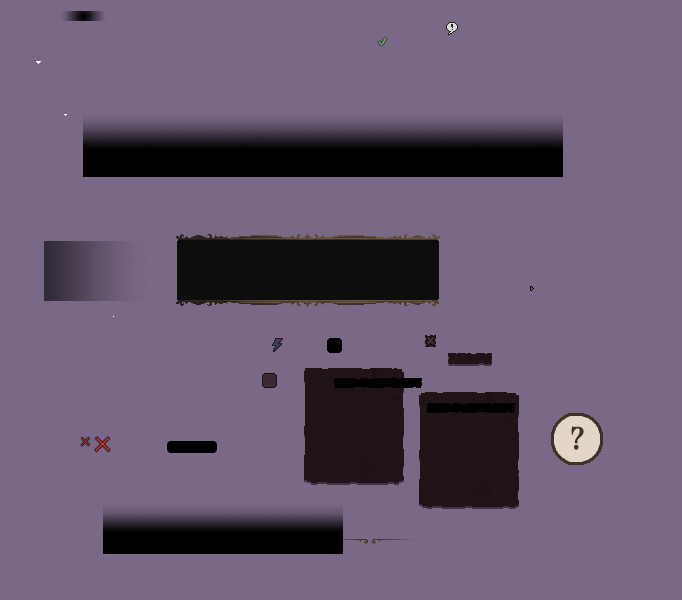
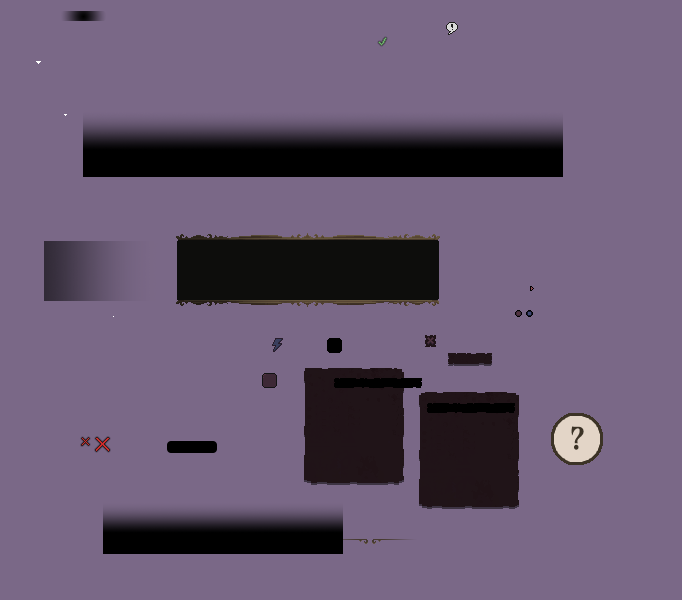
Before/after of a 682 × 600 layered artwork. What changed in the layer stack:
added layer "WillpowerUnitEmpty.png" above "WillpowerUnitFull.png" over (515, 310, 522, 317)
added layer "WillpowerUnitFull.png" above "CharacterSheetStatContainer.png" over (526, 310, 533, 317)
